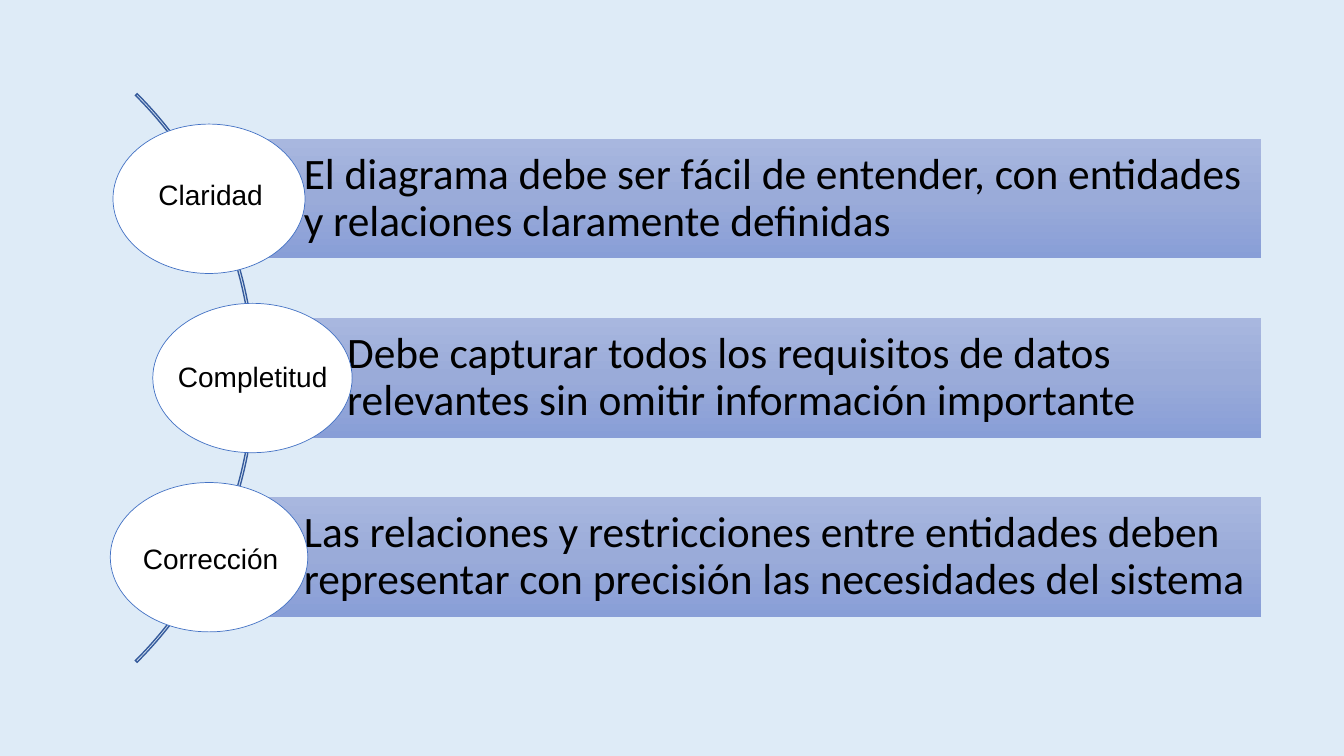
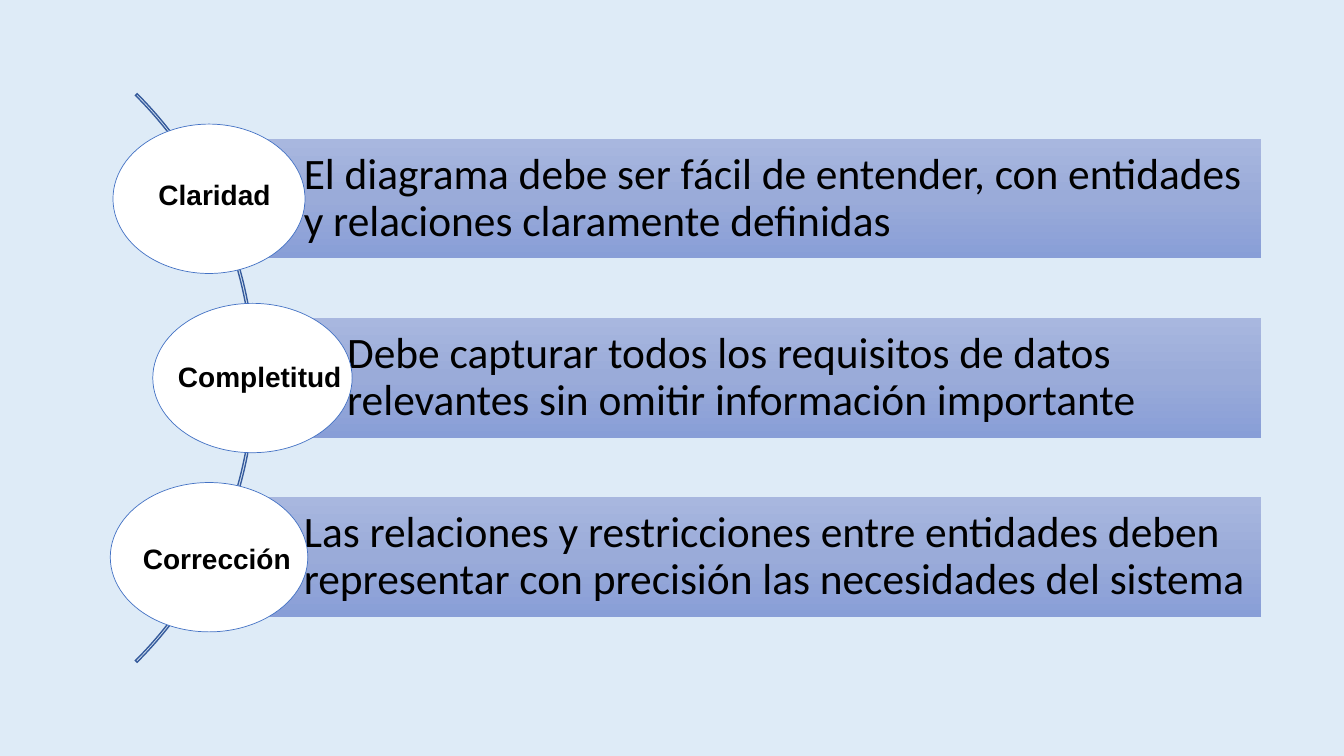
Before and after one commit to amypadron/prower_tesis, a slide deck: slide 70 of Digestión anaerobía.Original.pptx. Drawn at 1344x756 pixels with LibreOffice and Linux fonts; fonts in the diff are those of the drawing. Boxes give left, top, right and bottom in pixels: in the first picture for what was removed or moved away, otherwise in the second. Text is boxed around its words. In the diff, an @@ line names an element or a change of style, - is before the commit and + after.

Commit message:
feat:Cambios

```diff
--- a/Digestión anaerobía.Original.pptx
+++ b/Digestión anaerobía.Original.pptx
@@ bold on in 3 elements at <box>158,184,270,206</box>, <box>143,548,291,570</box>, <box>178,366,341,392</box> @@
```
